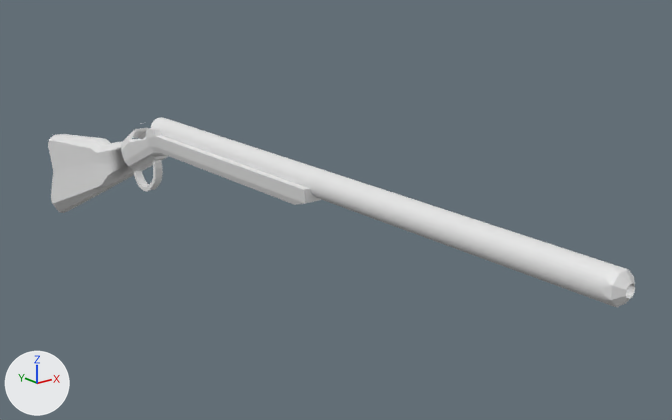
The FBX model Assets/Models/remington_1870.fbx as it was, and as the next commit left it.
One viewpoint serves both versions: a 50 mm lens placed at (-7.16, -17.3, 17.43), pointed at (0.78, -7.37, 13.46). Lighting does not change. The marker at lower left points along +X, +Y and +Z. The first picture is the older version. Where no turn or scale is listed for an object, it has been applied to the vertices.

In view in the first picture: 'rifle'.
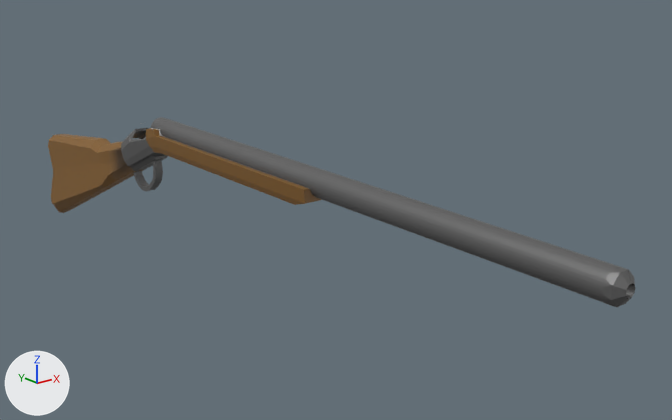
Boxes [x1, y1, x2, y2] around the edits, measured in the pictures (672 x 420 px):
part 1 of me_cube_004, recoloured (white to grey)
    both: [121, 123, 168, 191]
part 2 of me_cube_004, recoloured (white to grey)
    both: [151, 117, 635, 306]
part 3 of me_cube_004, recoloured (white to grey)
    both: [603, 267, 635, 307]
part 4 of me_cube_004, recoloured (white to brown)
    both: [91, 128, 160, 191]
part 5 of me_cube_004, recoloured (white to brown)
    both: [48, 134, 108, 213]
part 6 of me_cube_004, recoloured (white to brown)
    both: [156, 136, 322, 205]

Patch to the scene script:
```diff
--- a/Assets/Models/remington_1870.fbx.py
+++ b/Assets/Models/remington_1870.fbx.py
@@ mat_material_001 @@
+mat_material_001 = principled_material('Material.001')
+mat_material_001.base_color = (0.8, 0.8, 0.8)  # white #e7e7e7
@@ mat_material_003 @@
+mat_material_003 = principled_material('Material.003')
+mat_material_003.base_color = (0.232, 0.111, 0.022)  # brown #845e29
@@ mat_material_002 @@
+mat_material_002 = principled_material('Material.002')
+mat_material_002.base_color = (0.175, 0.175, 0.175)  # grey #747474
+mat_material_002.metallic = 0.664
@@ me_cube_004 @@
 me_cube_004.from_pydata(...)  # 691 vertices, 439 faces; spans x -0.26..0.27, y -11.69..1.13, z -1.46..1.12
 # used by ob_rifle; location = (-0.39, -1.27, 13.36)
+# me_cube_004 part 1: 155 of the faces centred in x -0.24..0.27, y -3.36..-2.27, z -0.18..0.98 switch from no material to mat_material_002 (grey #747474)
+# me_cube_004 part 2: 66 of the faces centred in x -0.17..0.19, y -9.41..-5.37, z 0.76..1.11 switch from no material to mat_material_002 (grey #747474)
+# me_cube_004 part 3: 19 of the faces centred in x -0.15..0.18, y -11.67..-11.56, z 0.77..1.11 switch from no material to mat_material_002 (grey #747474)
+# me_cube_004 part 4: 49 of the faces centred in x -0.25..0.26, y -3.48..-1.06, z -0.48..0.99 switch from no material to mat_material_003 (brown #845e29)
+# me_cube_004 part 5: 32 of the faces centred in x -0.19..0.2, y 0.01..1.11, z -1.44..0.25 switch from no material to mat_material_003 (brown #845e29)
+# me_cube_004 part 6: 9 of the faces centred in x -0.24..0.26, y -7.24..-5.23, z 0.64..0.92 switch from no material to mat_material_003 (brown #845e29)
+me_cube_004.materials.append(mat_material_001)  # white #e7e7e7
```
